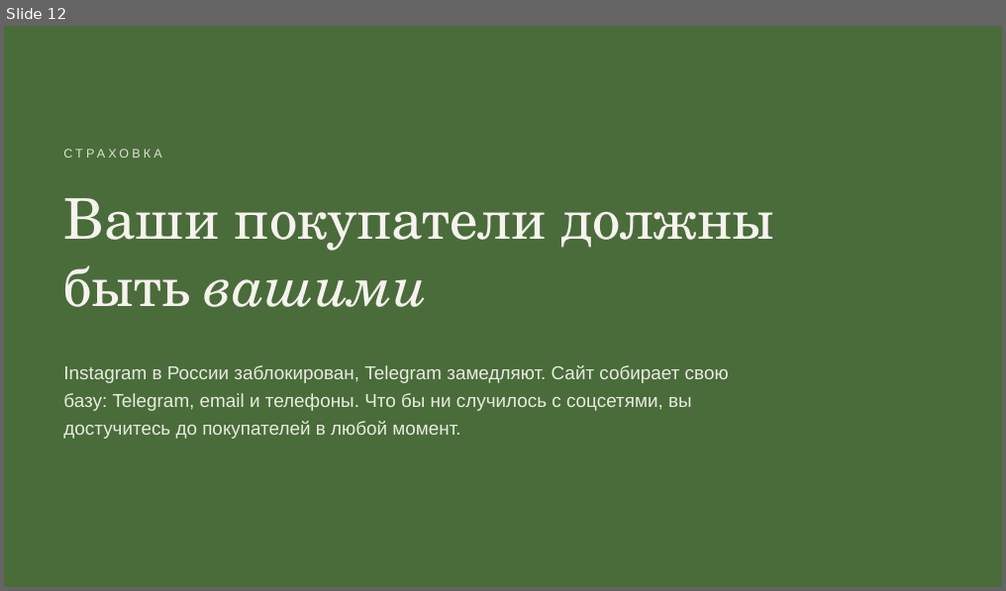
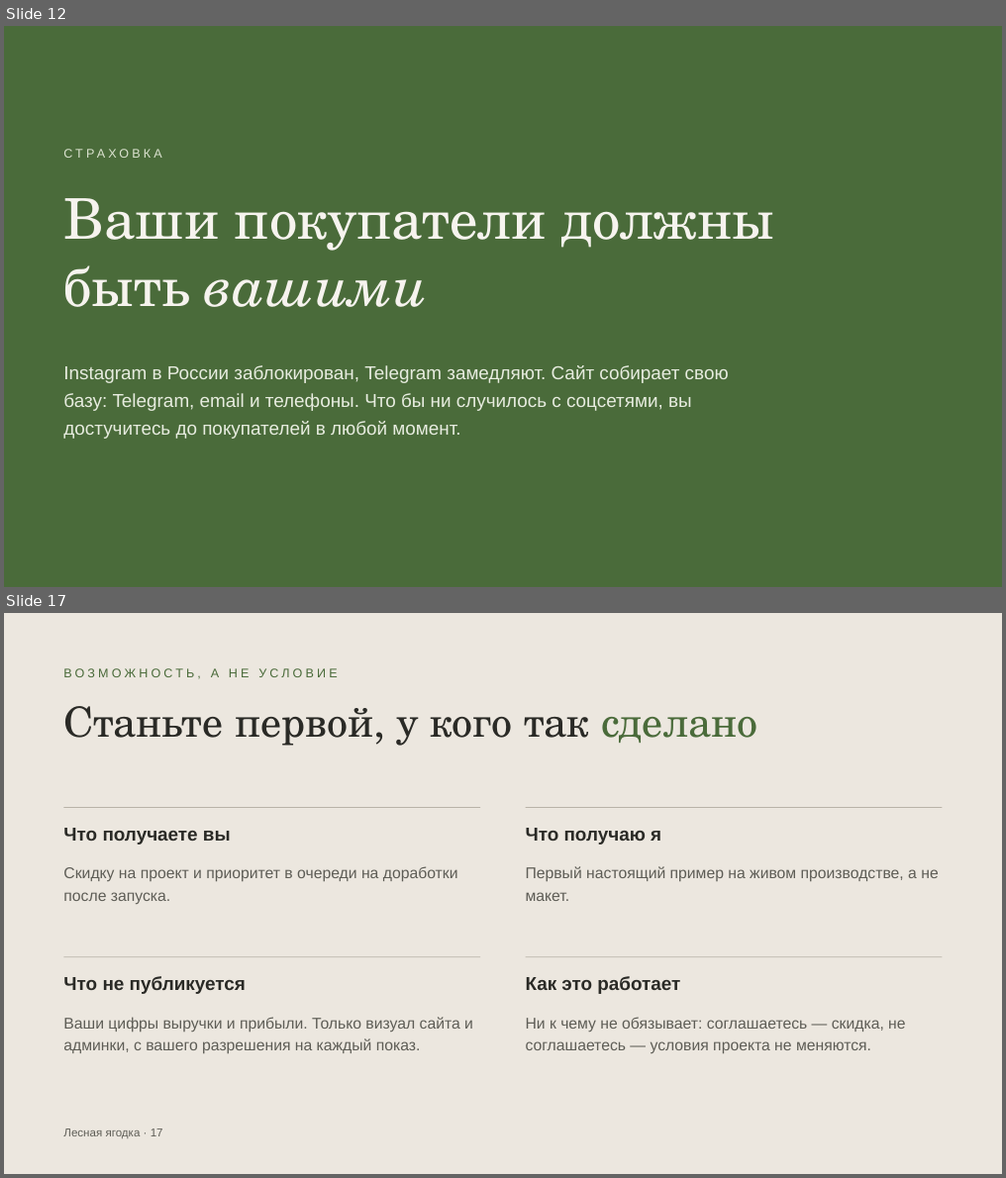
Before and after one commit to ellischment/svoya_ferma, a slide deck: docs/preview/lesnaya-yagodka-predlozhenie.pptx. Shown one above the other, each under a label of ours: slide 12 before the commit, slides 12 and 17 after it; the slides between them are not shown. The pictures are 1006x591 and 1006x1178 pixels, drawn with LibreOffice and Linux fonts; fonts in the diff are those of the drawing. Boxes give left, top, right and bottom in pixels: in the first picture for what was removed or moved away, otherwise in the second. Text is boxed around its words. In the diff, an @@ line names an element or a change of style, - is before the commit and + after.

```diff
--- a/docs/preview/lesnaya-yagodka-predlozhenie.pptx
+++ b/docs/preview/lesnaya-yagodka-predlozhenie.pptx
@@ slide 17 added at <box>4,613,1002,1174</box>, background #ECE7DF @@
@@ text added at <box>63,668,337,679</box>, 12 pt, text #4A6B3A @@
+ВОЗМОЖНОСТЬ, А НЕ УСЛОВИЕ
@@ text added at <box>63,706,757,746</box>, 40 pt, text #2A2A26 @@
+Станьте первой, у кого так сделано
@@ line added from (63, 808) to (481, 808), #B9B3A8 0.75 pt @@
@@ line added from (525, 808) to (943, 808), #B9B3A8 0.75 pt @@
@@ text added at <box>63,828,231,845</box>, 18 pt, text #2A2A26, bold @@
+Что получаете вы
@@ text added at <box>526,828,661,845</box>, 18 pt, text #2A2A26, bold @@
+Что получаю я
@@ text added at <box>63,866,458,904</box>, 15 pt, text #5E5D56 @@
+Скидку на проект и приоритет в очереди на доработки после запуска.
@@ text added at <box>526,866,938,901</box>, 15 pt, text #5E5D56 @@
+Первый настоящий пример на живом производстве, а не макет.
@@ line added from (63, 958) to (481, 958), #B9B3A8 0.75 pt @@
@@ line added from (525, 958) to (943, 958), #B9B3A8 0.75 pt @@
@@ text added at <box>63,976,246,994</box>, 18 pt, text #2A2A26, bold @@
+Что не публикуется
@@ text added at <box>526,976,680,994</box>, 18 pt, text #2A2A26, bold @@
+Как это работает
@@ text added at <box>63,1017,473,1054</box>, 15 pt, text #5E5D56 @@
+Ваши цифры выручки и прибыли. Только визуал сайта и админки, с вашего разрешения на каждый показ.
@@ text added at <box>526,1017,905,1055</box>, 15 pt, text #5E5D56 @@
+Ни к чему не обязывает: соглашаетесь — скидка, не соглашаетесь — условия проекта не меняются.
@@ text added at <box>63,1129,163,1139</box>, 11 pt, text #5E5D56 @@
+Лесная ягодка · 17
```
Also in this commit, not shown: 6 slides changed, 2 other slides added, 1 other file.
